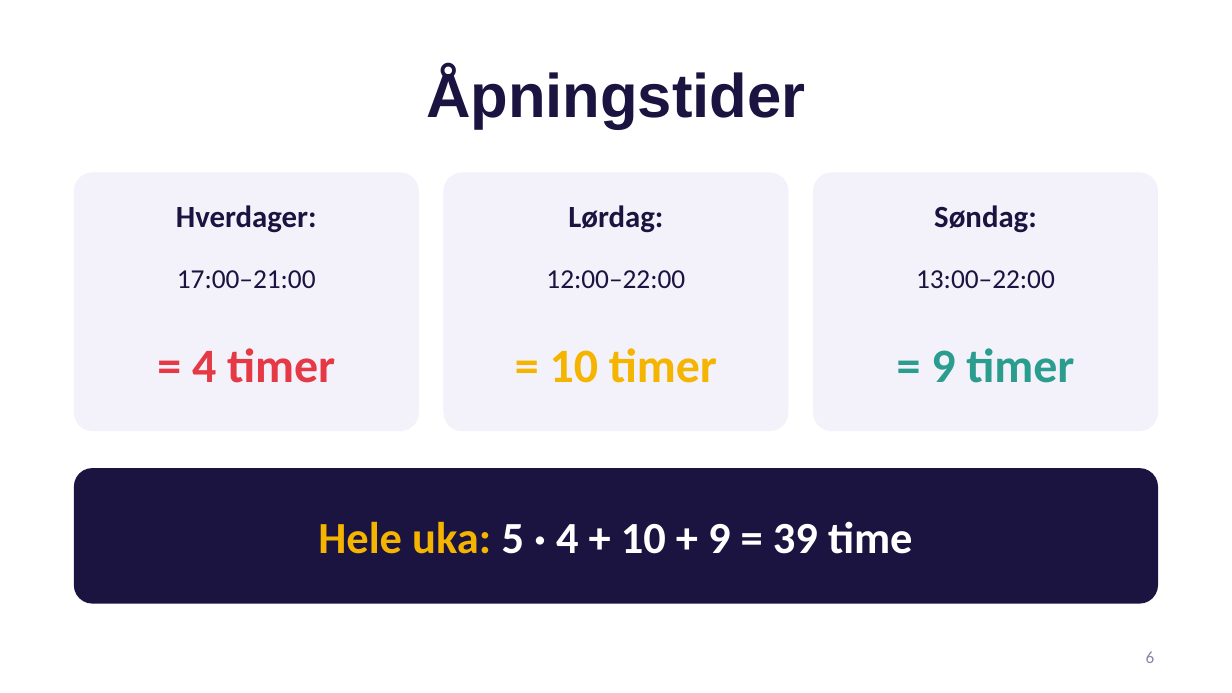
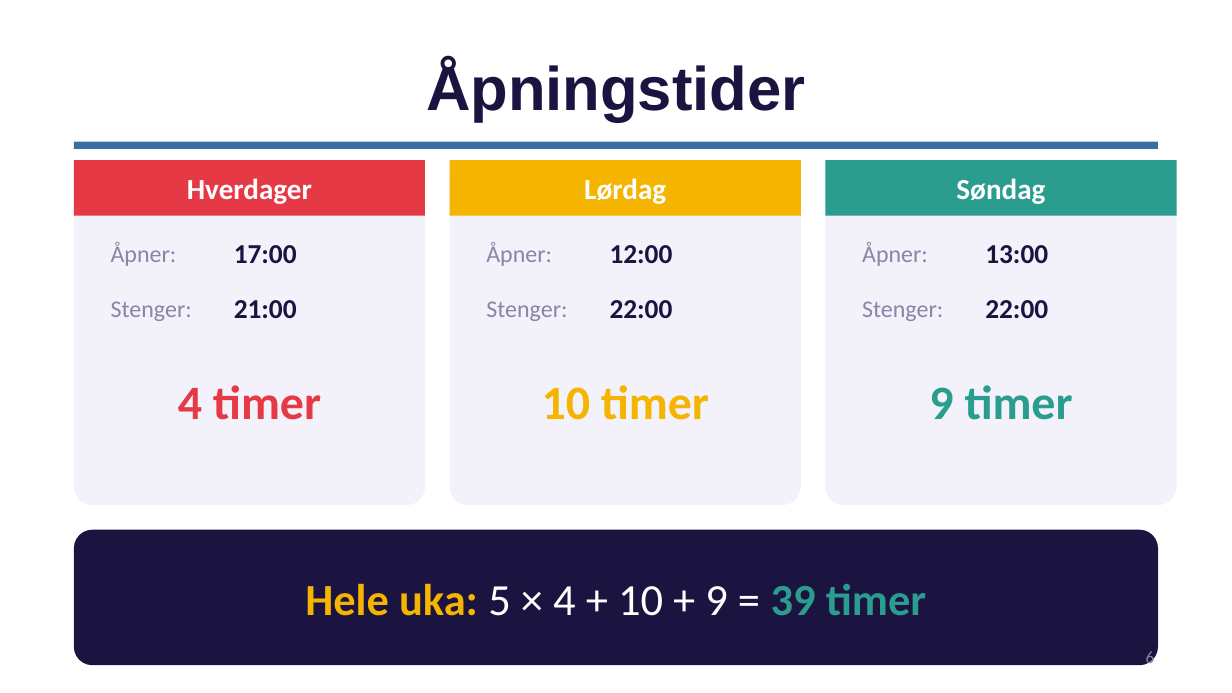
Before and after one commit to Cheatbaron/wizoxclientcloutai, a slide deck: slide 6 of Matematikk.pptx. Drawn at 1232x693 pixels with LibreOffice and Linux fonts; fonts in the diff are those of the drawing. Boxes give left, top, right and bottom in pixels: in the first picture for what was removed or moved away, otherwise in the second. Text is boxed around its words. In the diff, an @@ line names an element or a change of style, - is before the commit and + after.

```diff
--- a/Matematikk.pptx
+++ b/Matematikk.pptx
@@ title "Åpningstider": place and size @@
-title "Åpningstider" at [426, 67, 805, 128]
+title "Åpningstider" at [426, 61, 805, 122]
@@ rectangle added at [74, 142, 1158, 149], fill #3A6EA5 @@
@@ rounded rectangle: place and size @@
-rounded rectangle at [74, 172, 419, 431]
+rounded rectangle at [74, 160, 425, 505]
@@ rectangle added at [74, 160, 425, 216], fill #E63946 @@
@@ text at [187, 178, 312, 204]: text changed; size 18 to 17 pt; text colour #1B1340 to #FFFFFF @@
-Hverdager:
+Hverdager
@@ rounded rectangle: place and size @@
-rounded rectangle at [444, 172, 788, 431]
+rounded rectangle at [450, 160, 801, 505]
@@ rectangle added at [450, 160, 801, 216], fill #F4B400 @@
@@ text at [584, 178, 666, 204]: text changed; size 18 to 17 pt; text colour #1B1340 to #FFFFFF @@
-Lørdag:
+Lørdag
@@ proportions changed in 3 elements at [74, 160, 425, 505], [450, 160, 801, 505], [825, 160, 1177, 505] @@
@@ rounded rectangle: place and size @@
-rounded rectangle at [813, 172, 1158, 431]
+rounded rectangle at [825, 160, 1177, 505]
@@ rectangle added at [825, 160, 1177, 216], fill #2A9D8F @@
@@ text at [956, 178, 1045, 204]: text changed; size 18 to 17 pt; text colour #1B1340 to #FFFFFF @@
-Søndag:
+Søndag
@@ text added at [111, 242, 177, 266], 14 pt, text #8A84A8 @@
+Åpner:
@@ text at [234, 245, 297, 263]: text changed; bold on @@
-17:00–21:00
+17:00
@@ text added at [486, 242, 552, 266], 14 pt, text #8A84A8 @@
+Åpner:
@@ text at [610, 245, 673, 263]: text changed; bold on @@
-12:00–22:00
+12:00
@@ text added at [862, 242, 928, 266], 14 pt, text #8A84A8 @@
+Åpner:
@@ text at [985, 245, 1048, 263]: text changed; bold on @@
-13:00–22:00
+13:00
@@ text added at [111, 301, 192, 321], 14 pt, text #8A84A8 @@
+Stenger:
@@ text added at [234, 300, 297, 318], 16 pt, text #1B1340, bold @@
+21:00
@@ text added at [486, 301, 567, 321], 14 pt, text #8A84A8 @@
+Stenger:
@@ text added at [610, 300, 673, 318], 16 pt, text #1B1340, bold @@
+22:00
@@ text added at [862, 301, 943, 321], 14 pt, text #8A84A8 @@
+Stenger:
@@ text added at [985, 300, 1048, 318], 16 pt, text #1B1340, bold @@
+22:00
@@ text at [178, 385, 321, 420]: text changed @@
-= 4 timer
+4 timer
@@ text at [542, 385, 709, 420]: text changed @@
-= 10 timer
+10 timer
@@ text at [929, 385, 1073, 420]: text changed @@
-= 9 timer
+9 timer
@@ rounded rectangle: place and size @@
-rounded rectangle at [74, 468, 1158, 604]
+rounded rectangle at [74, 530, 1158, 665]
@@ text at [305, 583, 926, 616]: text changed @@
-Hele uka: 5 · 4 + 10 + 9 = 39 time
+Hele uka: 5 × 4 + 10 + 9 = 39 timer
```
Also in this commit, not shown: 4 other slides changed, 5 slides added, 2 slides removed.
